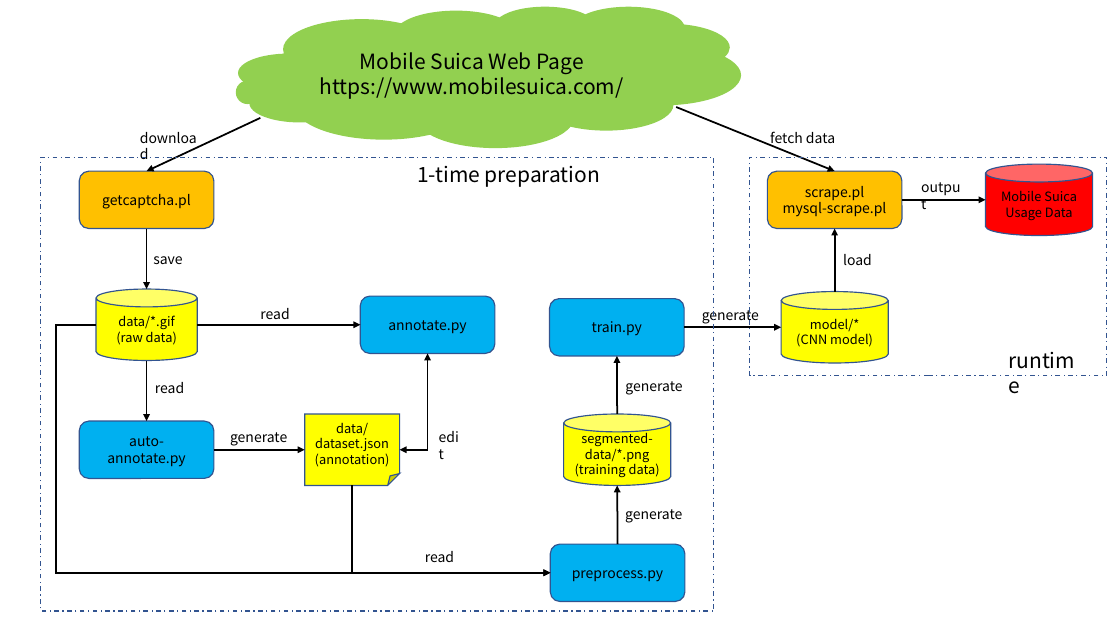
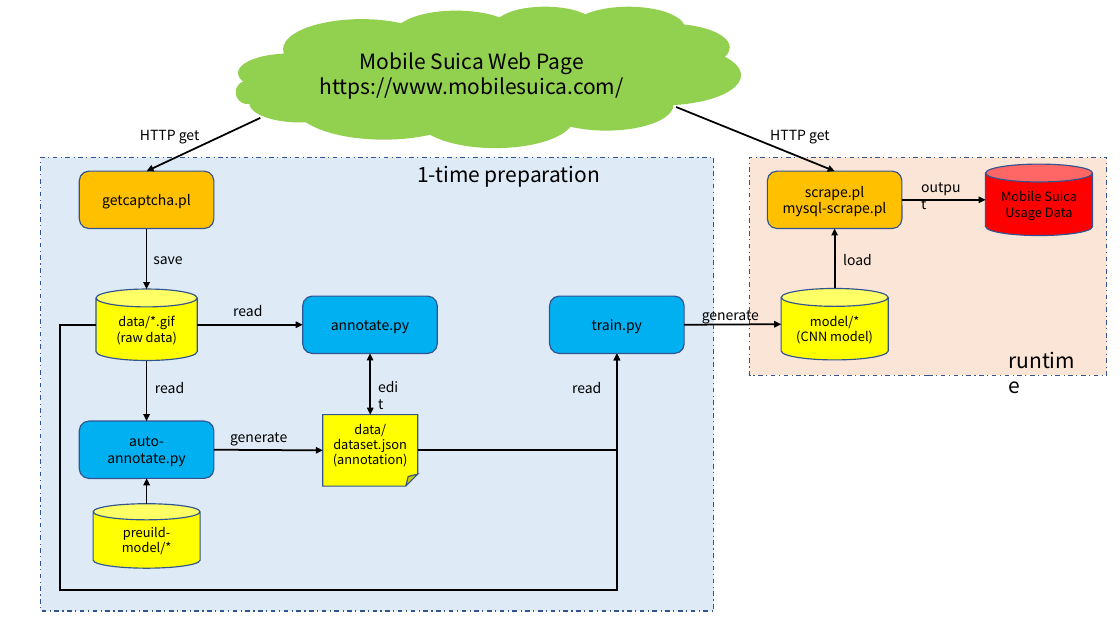
Before and after one commit to survivor7777777/mobile-suica-scraper, a slide deck: slide 1 of process-flow.pptx. Drawn at 1120x630 pixels with LibreOffice and Linux fonts; fonts in the diff are those of the drawing. Boxes give left, top, right and bottom in pixels: in the first picture for what was removed or moved away, otherwise in the second. Text is boxed around its words. In the diff, an @@ line names an element or a change of style, - is before the commit and + after.

```diff
--- a/process-flow.pptx
+++ b/process-flow.pptx
@@ text at [140, 129, 200, 144]: text changed @@
-download
+HTTP get
@@ text at [770, 129, 830, 144]: text changed @@
-fetch data
+HTTP get
@@ rectangle at [40, 157, 713, 611]: fill none to #DEEBF7 @@
@@ rectangle at [749, 157, 1107, 375]: fill none to #FBE5D6 @@
@@ arrow moved from (835, 292) - (835, 229) to (835, 288) - (835, 229) @@
@@ text "read": place and size @@
-text "read" at [260, 308, 289, 319]
+text "read" at [233, 305, 262, 316]
@@ rounded rectangle "annotate.py": place and size @@
-rounded rectangle "annotate.py" at [360, 296, 495, 353]
+rounded rectangle "annotate.py" at [302, 296, 437, 353]
@@ cylinder "model/*": place and size @@
-cylinder "model/*" at [781, 292, 888, 363]
+cylinder "model/*" at [781, 288, 888, 360]
@@ elbow arrow moved from (96, 325) - (550, 573) to (96, 325) - (617, 354) @@
@@ arrow moved from (197, 325) - (360, 325) to (197, 325) - (302, 325) @@
@@ arrow moved from (685, 328) - (781, 328) to (685, 325) - (781, 324) @@
@@ elbow double arrow moved from (400, 450) - (428, 354) to (371, 415) - (371, 354) @@
@@ elbow arrow moved from (352, 486) - (550, 573) to (418, 450) - (617, 354) @@
@@ arrow removed from (618, 414) to (617, 356) @@
@@ text "edit": place and size @@
-text "edit" at [430, 424, 472, 450]
+text "edit" at [370, 375, 412, 400]
@@ text "read": place and size @@
-text "read" at [425, 551, 454, 562]
+text "read" at [572, 382, 601, 393]
@@ text removed at [625, 381, 682, 395] @@
-generate
@@ folded corner "data/ dataset.json": place and size @@
-folded corner "data/ dataset.json" at [305, 414, 400, 486]
+folded corner "data/ dataset.json" at [323, 415, 418, 486]
@@ cylinder removed at [564, 414, 670, 486] @@
-segmented-data/*.png
-(training data)
@@ arrow added from (147, 504) to (147, 479), #000000 1.5 pt @@
@@ arrow moved from (214, 450) - (305, 450) to (214, 450) - (323, 450) @@
@@ cylinder added at [93, 504, 200, 569], fill #FFFF00, outline #325491 1 pt, 11 pt, text #000000 @@
+preuild-model/*
@@ arrow removed from (618, 544) to (618, 486) @@
@@ text removed at [625, 509, 682, 523] @@
-generate
@@ rounded rectangle removed at [550, 544, 685, 602] @@
-preprocess.py
```
Also in this commit, not shown: 25 other files.
